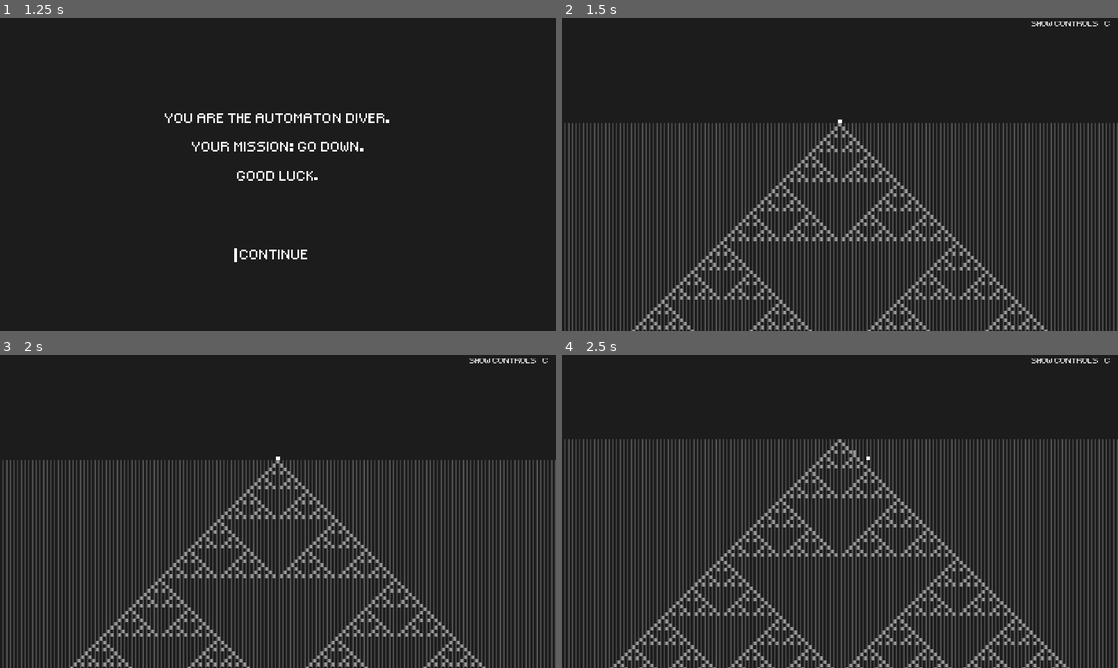
Above: before the commit, frames 1-4 (two rows, left to right).
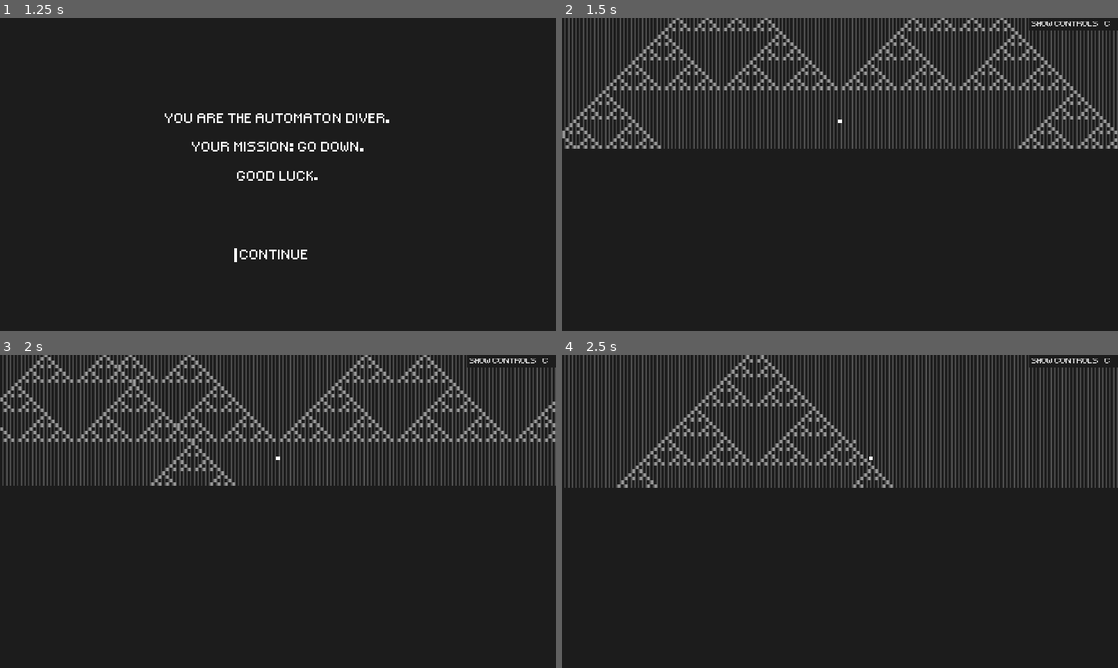
Above: after the commit, the same moments.

Repository: Nivrad00/automaton-diver
Game: Godot game, scene res://Main.tscn
The game is run twice, just before and just after one commit, with the same random seed, the same clock (stepped at 60 frames per second) and the same inputs. Sound files missing from this copy of the repository are replaced by a short silence.
Inputs:
- Up to frame 1 (1.25 s): click "story mode" at 0.5 s
- Up to frame 2 (1.5 s): click "continue" at 1.25 s
- Up to frame 3 (2 s): no input
- Up to frame 4 (2.5 s): tap Enter (enter) at 2 s; hold Right (ui_right) from 2.03 s (still down); hold } (next) from 2.03 s (still down); tap Space (jump) at 2.27, 2.3 s

Frame 1 is identical in both runs. In frame 2, 35% of the frame differs, in the area x 0-100%, y 0-100%; in frame 3, 36%; in frame 4, 32%.

Commit message:
this was a bad idea

Diff:
--- a/game.gd
+++ b/game.gd
@@ -1,7 +1,6 @@
 # to do
 # speed up loading
 # arcade mode saving?
-# music correlated to what section yuou're in?
 
 extends Node2D
 
--- a/game.tscn
+++ b/game.tscn
@@ -140,7 +140,7 @@
 bus = "Music"
 
 [node name="Player" type="KinematicBody2D" parent="."]
-position = Vector2( 500, -100 )
+position = Vector2( 500, 21001 )
 script = ExtResource( 3 )
 
 [node name="Camera2D" type="Camera2D" parent="Player"]
--- a/level alt.gd
+++ b/level alt.gd
@@ -7,21 +7,56 @@
 
 var next_row = 0
 
-const GENERATION_SPEED = 20000 # generate at max this many rows per second
-const Y_BUFFER = 80
+const GENERATION_SPEED = 200 # generate at max this many rows per second
+const Y_BUFFER = 8#0
 const QUANT = 0.1
 const DEFAULT_VOLUME = -15
 
 var t = 0
 var music_frame = 0
 var note_length = 0
+var music_level = 0
 
 var binary_rule = ""
 
+var loaded_level = null
 var change_history = []
+
+class level_state:
+	var data = []
+	var rendered = []
+	var x_max = 0
+
+	func _init(m):
+		x_max = m
+
+	func has_data(y):
+		return data.size() > y
+
+	func set_data(x, y, a):
+		while data.size() <= y:
+			var new_row = []
+			for _i in range(x_max):
+				new_row.append(0)
+			data.append(new_row)
+			rendered.append(false)
+
+		data[y][x] = a
+
+	func get_data(x, y):
+		return data[y][x]
+
+	func set_rendered(y, value=true):
+		if rendered.size() > y:
+			rendered[y] = value
+
+	func get_rendered(y):
+		if rendered.size() > y:
+			return rendered[y]
 
 func initialize_level():
 	clear()
+	loaded_level = level_state.new(x_max)
 	$Beep.stop()
 	$Boop.stop()
 	music_frame = 0
@@ -33,16 +68,18 @@
 	# first row
 	for x in range(0, x_max):
 		if Game.initial == Initial.POINT:
-			set_cell(x, 0, 0)
+			loaded_level.set_data(x, 0, 0)
 		elif Game.initial == Initial.RANDOM:
-			set_cell(x, 0, randi() % 2)
-	set_cell((x_max-1)/2, 0, 1)
-
-	for y in range(1, 100):#Game.player.max_depth + Y_BUFFER):
+			loaded_level.set_data(x, 0, randi() % 2)
+	loaded_level.set_data((x_max-1)/2, 0, 1)
+
+	for y in range(1, Game.player.max_depth + Y_BUFFER):
 		generate_row(y)
 	next_row = Game.player.max_depth + Y_BUFFER
 
 func generate_row(y):
+	if not loaded_level:
+		return
 	var neighborhood
 	var automaton
 	var rule
@@ -51,7 +88,7 @@
 		var data = Game.map.get_data(y)
 		if not data:
 			for x in range(0, x_max):
-				set_cell(x, y, 2)
+				loaded_level.set_data(x, y, 2)
 			return
 
 		automaton = data[0]
@@ -68,58 +105,58 @@
 
 		if neighborhood == Neighborhood.NEAREST_NEIGHBOR:
 			neighbors = [
-				get_cell((x-1+x_max) % x_max, y-1),
-				get_cell(x, y-1),
-				get_cell((x+1) % x_max, y-1)
+				loaded_level.get_data((x-1+x_max) % x_max, y-1),
+				loaded_level.get_data(x, y-1),
+				loaded_level.get_data((x+1) % x_max, y-1)
 			]
 
 		elif neighborhood == Neighborhood.FIVE_CELL:
 			neighbors = [
-				get_cell((x-2+x_max) % x_max, y-1),
-				get_cell((x-1+x_max) % x_max, y-1),
-				get_cell(x, y-1),
-				get_cell((x+1) % x_max, y-1),
-				get_cell((x+2) % x_max, y-1),
+				loaded_level.get_data((x-2+x_max) % x_max, y-1),
+				loaded_level.get_data((x-1+x_max) % x_max, y-1),
+				loaded_level.get_data(x, y-1),
+				loaded_level.get_data((x+1) % x_max, y-1),
+				loaded_level.get_data((x+2) % x_max, y-1),
 			]
 
 		elif neighborhood == Neighborhood.TWO_STEP:
 			if y == 1:
 				neighbors = [0, 0, 0,
-					get_cell((x-1+x_max) % x_max, y-1),
-					get_cell(x, y-1),
-					get_cell((x+1) % x_max, y-1),
+					loaded_level.get_data((x-1+x_max) % x_max, y-1),
+					loaded_level.get_data(x, y-1),
+					loaded_level.get_data((x+1) % x_max, y-1),
 				]
 			else:
 				neighbors = [
-					get_cell((x-1+x_max) % x_max, y-2),
-					get_cell(x, y-2),
-					get_cell((x+1) % x_max, y-2),
-					get_cell((x-1+x_max) % x_max, y-1),
-					get_cell(x, y-1),
-					get_cell((x+1) % x_max, y-1),
+					loaded_level.get_data((x-1+x_max) % x_max, y-2),
+					loaded_level.get_data(x, y-2),
+					loaded_level.get_data((x+1) % x_max, y-2),
+					loaded_level.get_data((x-1+x_max) % x_max, y-1),
+					loaded_level.get_data(x, y-1),
+					loaded_level.get_data((x+1) % x_max, y-1),
 				]
 
 		elif neighborhood == Neighborhood.FIVE_CELL_TWO_STEP:
 			if y == 1:
 				neighbors = [0, 0, 0, 0, 0,
-					get_cell((x-2+x_max) % x_max, y-1),
-					get_cell((x-1+x_max) % x_max, y-1),
-					get_cell(x, y-1),
-					get_cell((x+1) % x_max, y-1),
-					get_cell((x+2) % x_max, y-1),
+					loaded_level.get_data((x-2+x_max) % x_max, y-1),
+					loaded_level.get_data((x-1+x_max) % x_max, y-1),
+					loaded_level.get_data(x, y-1),
+					loaded_level.get_data((x+1) % x_max, y-1),
+					loaded_level.get_data((x+2) % x_max, y-1),
 				]
 			else:
 				neighbors = [
-					get_cell((x-2+x_max) % x_max, y-2),
-					get_cell((x-1+x_max) % x_max, y-2),
-					get_cell(x, y-2),
-					get_cell((x+1) % x_max, y-2),
-					get_cell((x+2) % x_max, y-2),
-					get_cell((x-2+x_max) % x_max, y-1),
-					get_cell((x-1+x_max) % x_max, y-1),
-					get_cell(x, y-1),
-					get_cell((x+1) % x_max, y-1),
-					get_cell((x+2) % x_max, y-1),
+					loaded_level.get_data((x-2+x_max) % x_max, y-2),
+					loaded_level.get_data((x-1+x_max) % x_max, y-2),
+					loaded_level.get_data(x, y-2),
+					loaded_level.get_data((x+1) % x_max, y-2),
+					loaded_level.get_data((x+2) % x_max, y-2),
+					loaded_level.get_data((x-2+x_max) % x_max, y-1),
+					loaded_level.get_data((x-1+x_max) % x_max, y-1),
+					loaded_level.get_data(x, y-1),
+					loaded_level.get_data((x+1) % x_max, y-1),
+					loaded_level.get_data((x+2) % x_max, y-1),
 				]
 
 		var bit = 0
@@ -134,7 +171,16 @@
 		# choose the cell (based on the corresponding bit of the rule)
 		# (rule >> bit) & 1
 		var new_cell = int(rule.substr(rule.length()-1-bit, 1))
-		set_cell(x, y, new_cell)
+		loaded_level.set_data(x, y, new_cell)
+
+func render_row(y):
+	if not loaded_level:
+		return
+	if not loaded_level.get_rendered(y):
+		if loaded_level.has_data(y):
+			for x in range(x_max):
+				set_cell(x, y, loaded_level.get_data(x, y))
+			loaded_level.set_rendered(y)
 
 func collided(collision):
 	if collision.collider == self:
@@ -144,8 +190,11 @@
 			Game.hit_bottom()
 
 func build(position):
-	if get_cell(position.x, position.y + 1) == 0:
-		set_cell(position.x, position.y + 1, 1)
+	var x = int(position.x)
+	var y = int(position.y) + 1
+	if loaded_level.get_data(x, y) != 2:
+		loaded_level.set_data(x, y, 1)
+		loaded_level.set_rendered(y, false)
 		if Game.story:
 			change_history.append(["BUILD", position])
 
@@ -162,10 +211,12 @@
 	for d in directions:
 		for x in range(-d[1], d[1]+1):
 			x = (int(tile_pos.x) + x + Game.X_MAX) % Game.X_MAX
-			if get_cell(x, tile_pos.y + d[0]) == 1:
-				set_cell(x, tile_pos.y + d[0], 0)
-			if get_cell(x, tile_pos.y - d[0]) == 1:
-				set_cell(x, tile_pos.y - d[0], 0)
+			if loaded_level.get_data(x, tile_pos.y + d[0]) == 1:
+				loaded_level.set_data(x, tile_pos.y + d[0], 0)
+			if loaded_level.get_data(x, tile_pos.y - d[0]) == 1:
+				loaded_level.set_data(x, tile_pos.y - d[0], 0)
+	for y in range(tile_pos.y-5, tile_pos.y+6):
+		loaded_level.set_rendered(y, false)
 	if Game.story:
 		change_history.append(["BOMB", position])
 
@@ -188,9 +239,24 @@
 		generate_row(next_row)
 		next_row += 1
 
+	# render rows
+	var render_min = int(Game.player.position.y) - Y_BUFFER
+	var render_max = int(Game.player.position.y) + Y_BUFFER
+	for y in range(render_min, render_max):
+		render_row(y)
+
 	# play music
 	while t > music_frame * QUANT:
+		if Game.story:
+			var player_level = int(Game.player.position.y) - (int(Game.player.position.y) % Game.map.LEVEL_DEPTH)
+			if player_level != music_level:
+				music_level = player_level
+				music_frame = 0
+				t = 0
+
 		var y = floor(music_frame / x_max) * 10+1
+		if Game.story:
+			y += music_level
 		var x = music_frame % x_max
 		var music1 =\
 			get_cell(x, y) * 16 +\
Not shown: 1 places in game.tscn that only renumber resources
